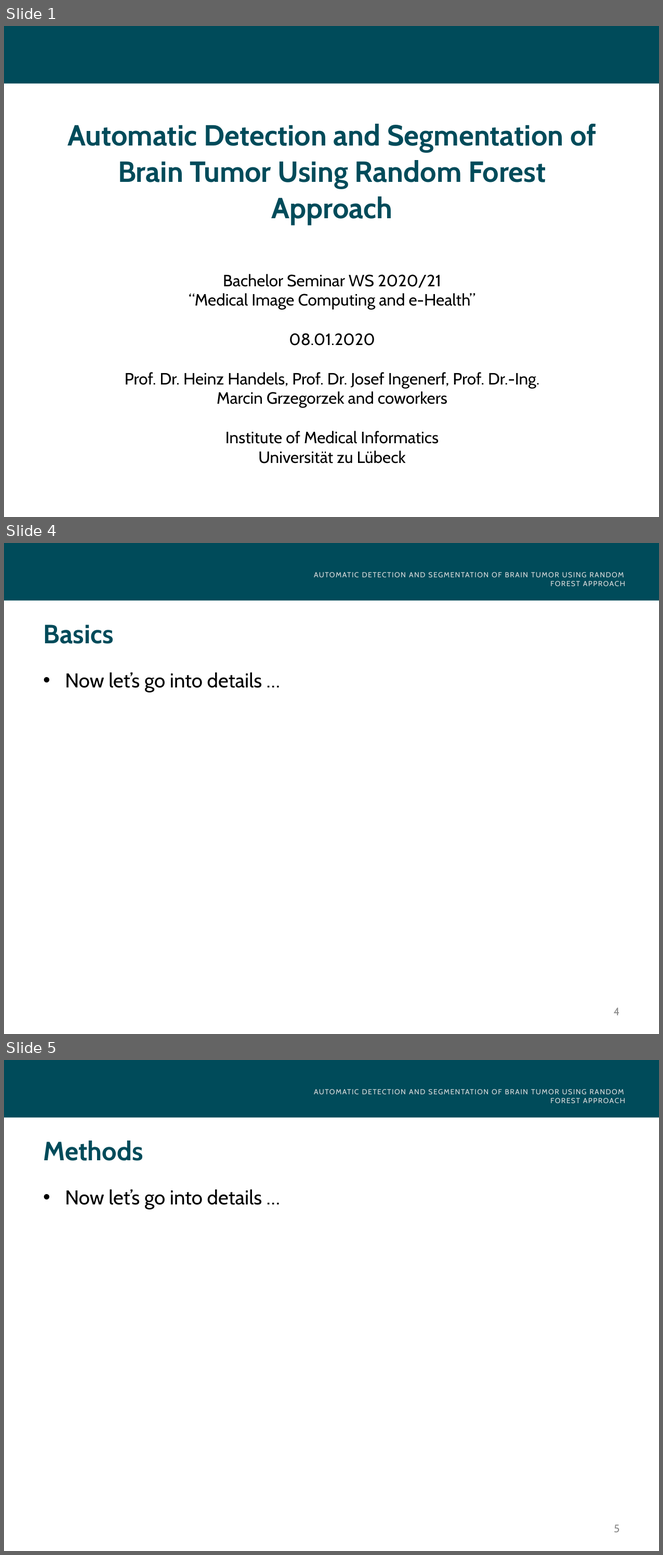
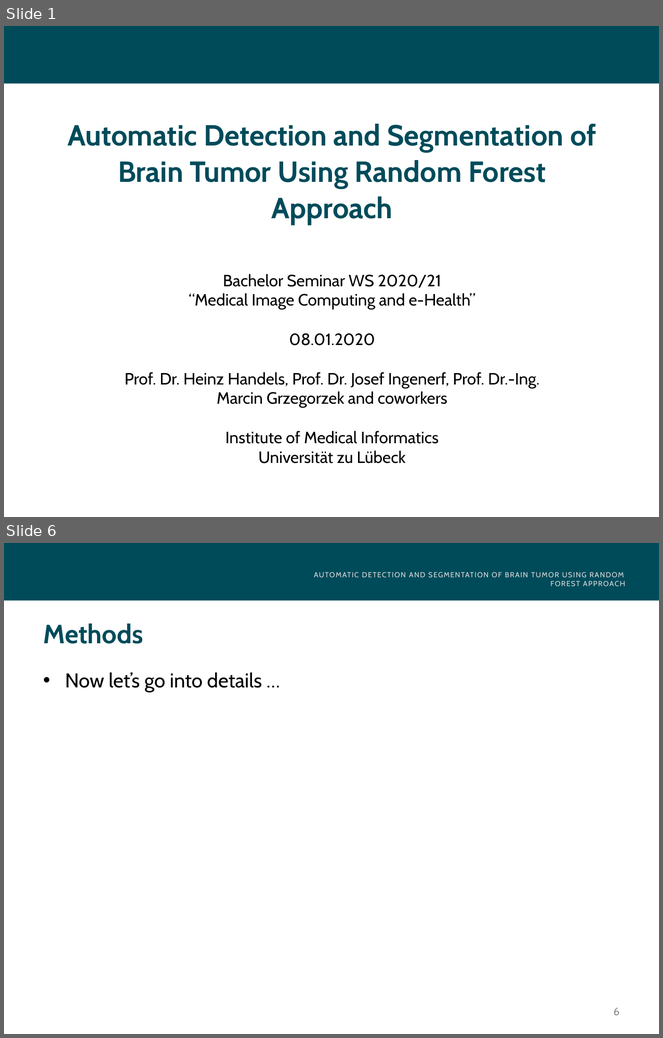
Before and after one commit to leobreo/brain_tumor_recognition, a slide deck: seminarppt.pptx. Shown one above the other, each under a label of ours: slides 1, 4 and 5 before the commit, slides 1 and 6 after it; the slides between them are not shown. The pictures are 663x1555 and 663x1038 pixels, drawn with LibreOffice and Linux fonts; fonts in the diff are those of the drawing; background and template pictures are left out. Boxes give left, top, right and bottom in pixels: in the first picture for what was removed or moved away, otherwise in the second. Text is boxed around its words. In the diff, an @@ line names an element or a change of style, - is before the commit and + after.

```diff
--- a/seminarppt.pptx
+++ b/seminarppt.pptx
@@ slide 4 removed at box(4, 543, 659, 1034), background #FFFFFF; not listed: 3 template elements that a slide beside it also shows @@
@@ title removed at box(44, 625, 114, 644) @@
-Basics
@@ text removed at box(65, 672, 262, 692) @@
-• Now let’s go into details …
@@ what was slide 5 is now slide 6 @@
@@ page number at box(613, 1008, 620, 1016): text changed @@
-5
+6
```
Also in this commit, not shown: 1 slide changed, 3 slides added, 1 other slide removed, 1 other file.
